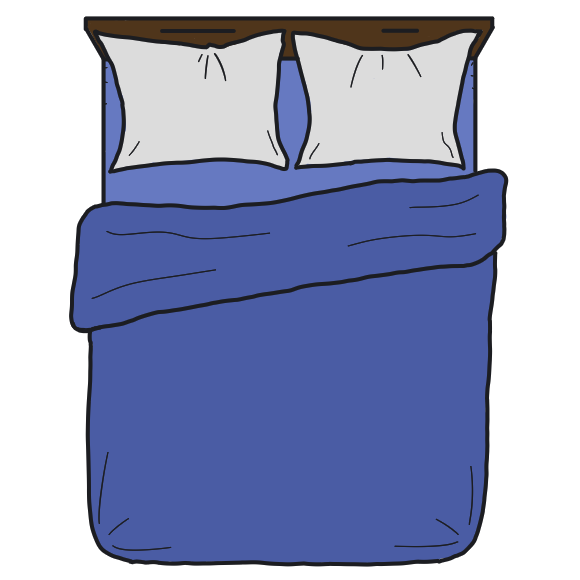
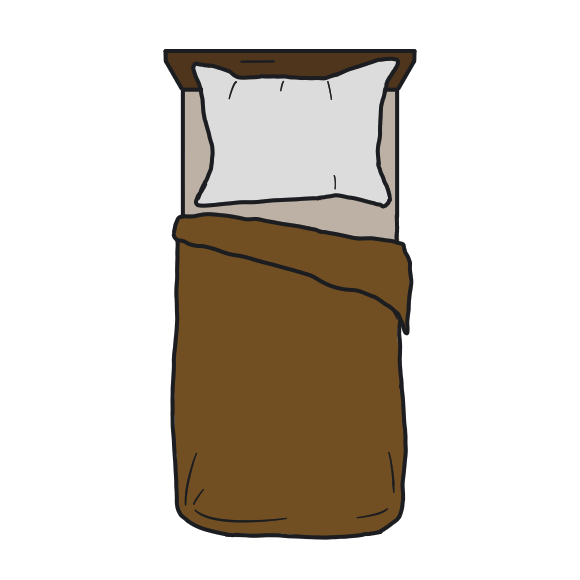
Before/after of a 580×580 layered artwork. What changed in the layer stack:
showed group "TwinBed" (12 layers) over 128, 16, 509, 567
painted on "Paint Layer 22" over 128, 31, 448, 567
added layer "CoverColor4" (1st of 2, in "TwinBed") in group "TwinBed" over 128, 159, 448, 543
added layer "SheetColor4" (1st of 2, in "TwinBed") in group "TwinBed" over 128, 16, 509, 567
renamed "Paint Layer 26" to "HeadboardColor", painted on it over 128, 31, 448, 95
hid group "QueenBed" (12 layers) over 69, 16, 509, 567
renamed "Paint Layer 19" to "HeadboardColor2", hid it, painted on it over 83, 16, 506, 174
renamed "Paint Layer 21" to "CoverColor1", hid it, painted on it over 69, 110, 509, 567
renamed "Paint Layer 20" to "SheetColor1", hid it, painted on it over 69, 16, 509, 366
